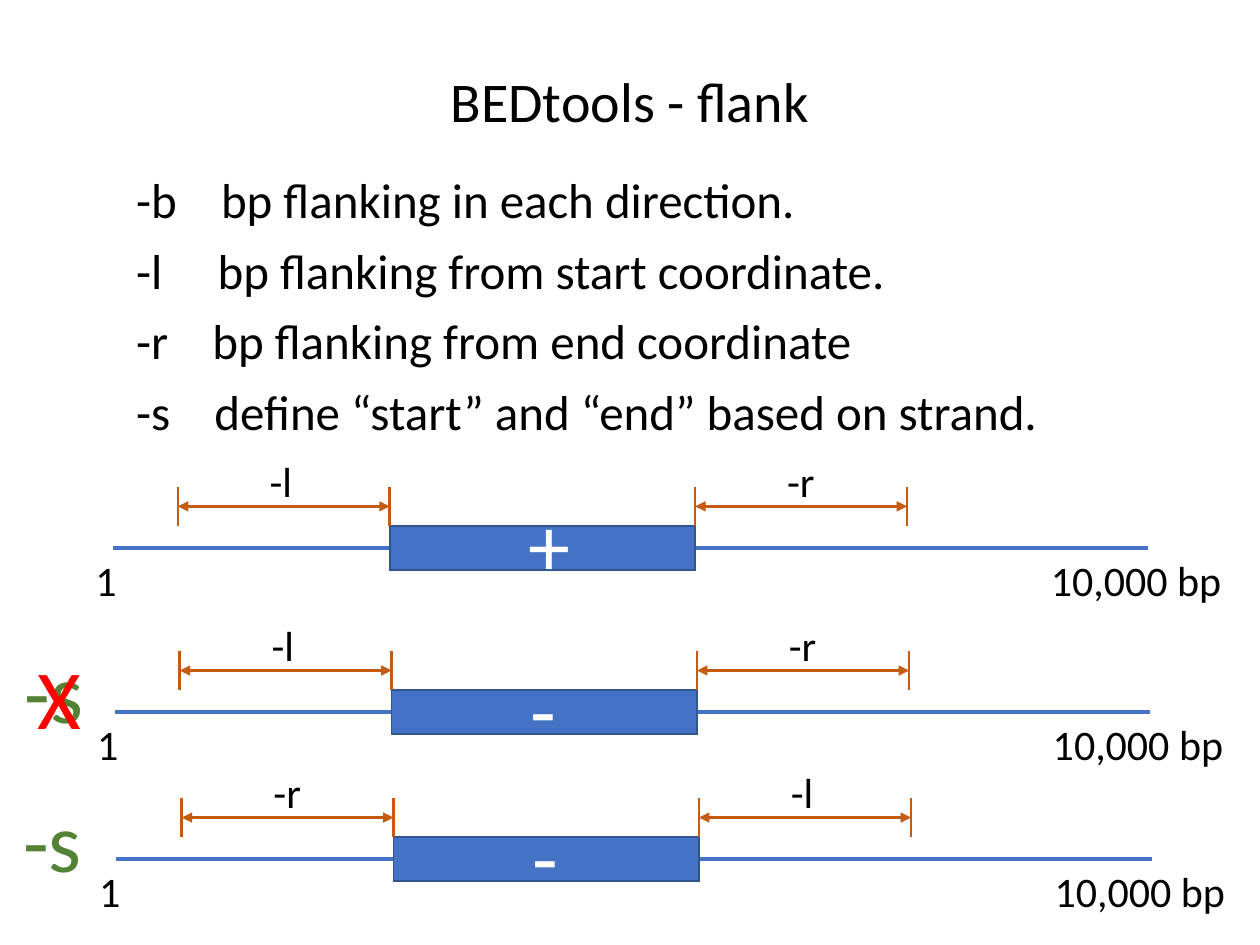
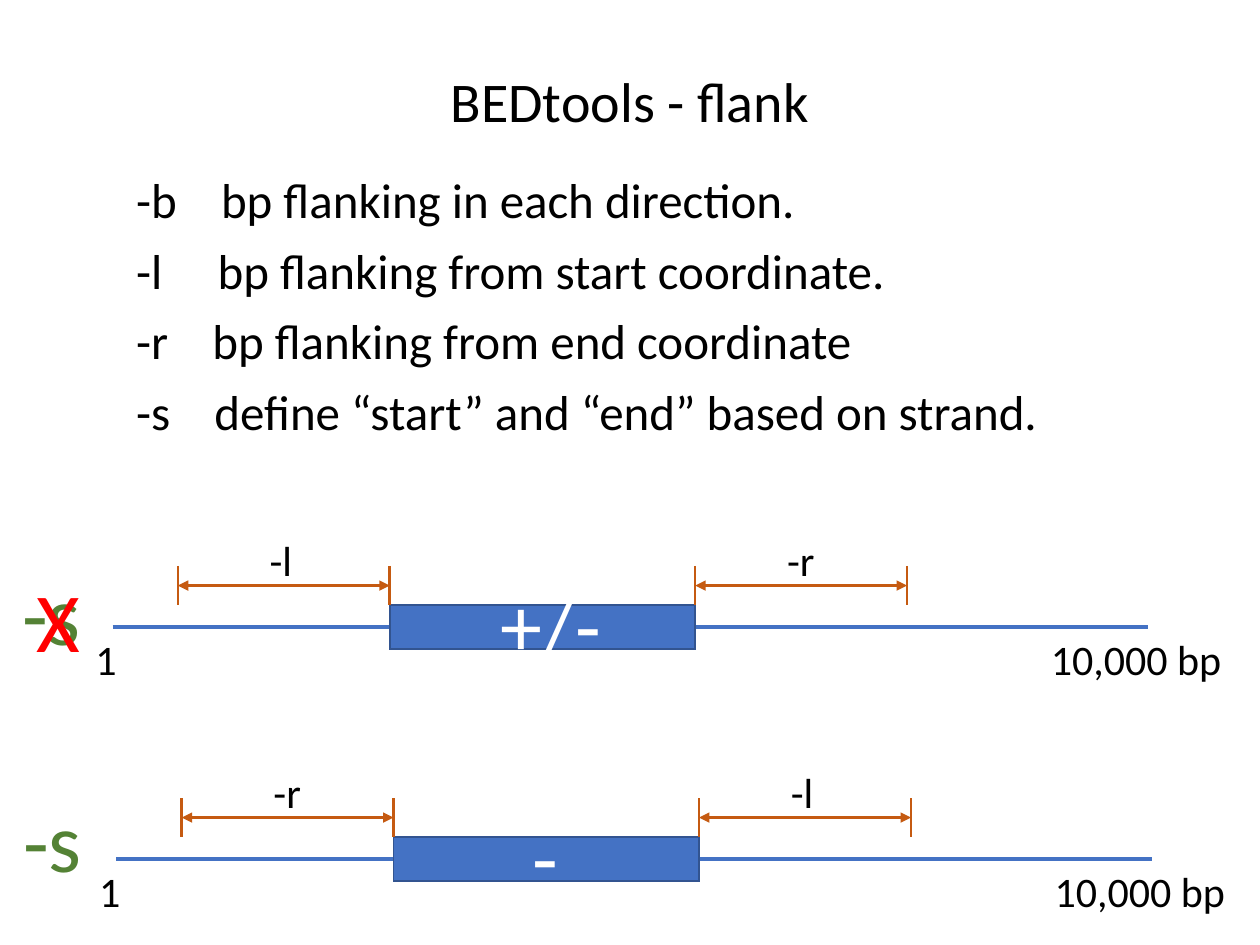
Before and after one commit to liu3zhenlab/teaching, a slide deck: slide 11 of PLPTH813Bioinformatis/2023/lectures/lecture13_BEDtools.pptx (slide 10 before the commit). Drawn at 1260x945 pixels with LibreOffice and Linux fonts; fonts in the diff are those of the drawing. Boxes give left, top, right and bottom in pixels: in the first picture for what was removed or moved away, otherwise in the second. Text is boxed around its words. In the diff, an @@ line names an element or a change of style, - is before the commit and + after.

Commit message:
BEDtools

```diff
--- a/PLPTH813Bioinformatis/2023/lectures/lecture13_BEDtools.pptx
+++ b/PLPTH813Bioinformatis/2023/lectures/lecture13_BEDtools.pptx
@@ text "-s": place and size @@
-text "-s" at <box>25,675,84,729</box>
+text "-s" at <box>22,598,81,652</box>
@@ text "X": place and size @@
-text "X" at <box>38,675,82,729</box>
+text "X" at <box>37,598,81,652</box>
@@ text at <box>489,566,615,680</box>: text changed @@
-+
++/-
@@ 5 lines, 4 texts, 2 double arrows, 1 rectangle: place and size @@
-5 lines, 4 texts, 2 double arrows, 1 rectangle at <box>95,467,1221,603</box>
+5 lines, 4 texts, 2 double arrows, 1 rectangle at <box>95,546,1221,682</box>
@@ line removed from (180, 651) to (180, 690) @@
@@ text removed at <box>272,631,294,672</box> @@
--l
@@ line removed from (392, 651) to (392, 690) @@
@@ text removed at <box>518,651,570,766</box> @@
--
@@ line removed from (697, 651) to (697, 690) @@
@@ text removed at <box>789,640,816,672</box> @@
--r
@@ line removed from (908, 651) to (908, 690) @@
@@ double arrow removed from (180, 670) to (392, 670) @@
@@ double arrow removed from (697, 670) to (908, 670) @@
@@ line removed from (115, 712) to (1150, 712) @@
@@ rectangle removed at <box>392,690,697,735</box> @@
@@ text removed at <box>97,733,118,760</box> @@
-1
@@ text removed at <box>1053,730,1223,767</box> @@
-10,000 bp
```
Also in this commit, not shown: 11 other slides changed, 4 slides added, 1 slide removed, 2 other files.
